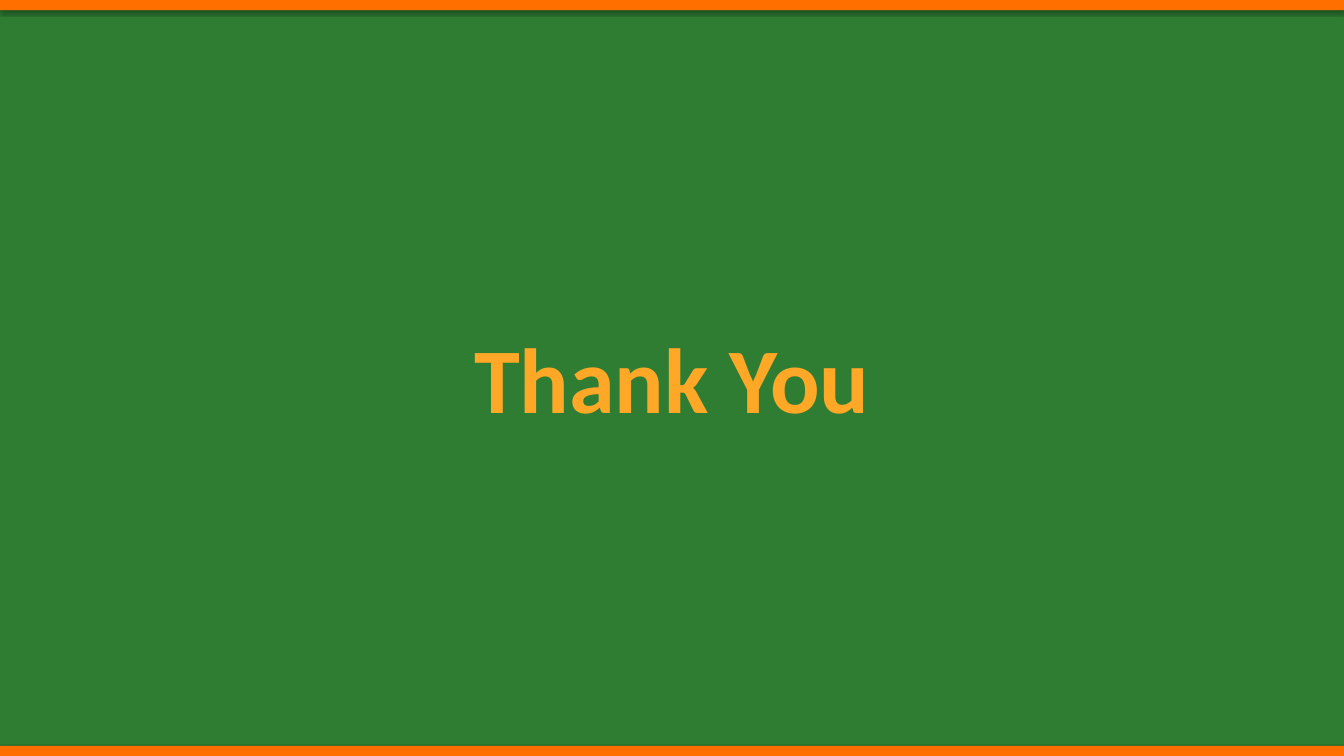
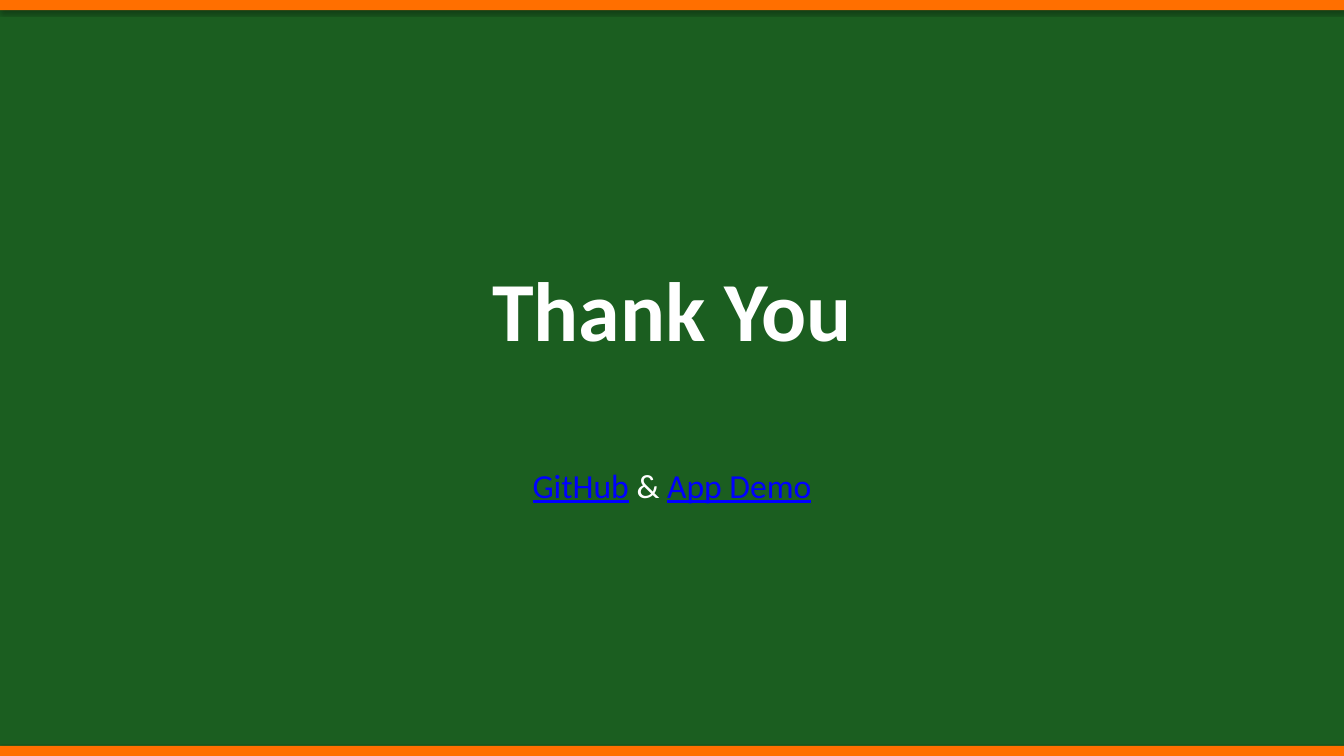
Before and after one commit to tobenwarrior/MobileComputingProject, a slide deck: slide 12 of SnapAndCook_Presentation.pptx (slide 14 before the commit). Drawn at 1344x756 pixels with LibreOffice and Linux fonts; fonts in the diff are those of the drawing. Boxes give left, top, right and bottom in pixels: in the first picture for what was removed or moved away, otherwise in the second. Text is boxed around its words. In the diff, an @@ line names an element or a change of style, - is before the commit and + after.

```diff
--- a/SnapAndCook_Presentation.pptx
+++ b/SnapAndCook_Presentation.pptx
@@ rectangle at box(0, 0, 1344, 756): fill #2E7D32 to #1B5E20 @@
@@ text "Thank You": place and size @@
-text "Thank You" at box(474, 348, 870, 414)
+text "Thank You" at box(492, 282, 851, 342)
@@ text "Thank You" at box(492, 282, 851, 342): size 66 to 60 pt, text colour #FFA726 to #FFFFFF @@
@@ text added at box(533, 474, 811, 504), 24 pt, text #0000FF, underline @@
+GitHub & App Demo
```
Also in this commit, not shown: 3 other slides changed, 8 slides added, 10 slides removed.
